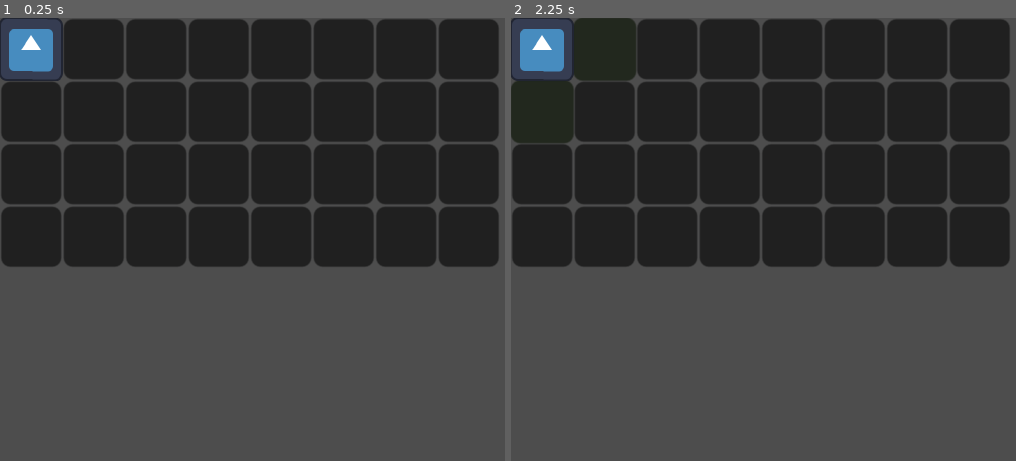
Above: before the commit, frames 1-2 (left to right).
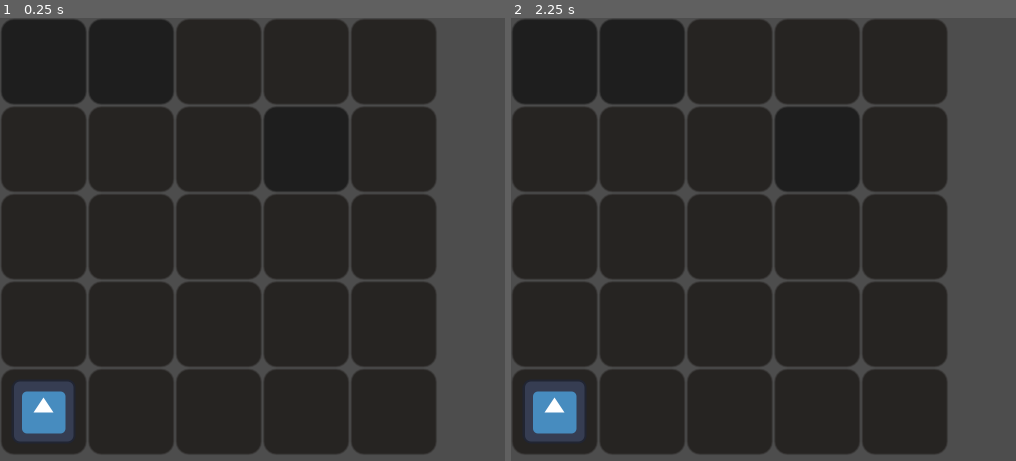
Above: after the commit, the same moments.

Repository: 88per100/Rinse-and-Repeat
Game: Godot game, scene res://Scenes/board.tscn
Same seed, same stepped clock (60 frames per second), same inputs: the game is played once before the commit and once after it. The project has no main scene, so this scene is started directly. The engine's default icon, where the game draws it, is replaced by a stand-in: a white triangle on a blue panel in a dark square.
Inputs (mouse positions are in pixels of both pictures, inside the frame that each line leads up to):
- Up to frame 1 (0.25 s): no input
- Up to frame 2 (2.25 s): click (541, 49) at 0.52 s; click (541, 49) at 1.27 s; click (541, 49) at 2.02 s

The runs differ from the first frame. In frame 1, 47% of the frame differs, in the area x 0-99%, y 0-99%; in frame 2, 47%.

Commit message:
Version 0.0.4
Object placement, logic and movement around it implementes, as well as some optimizations.

Diff:
--- a/rinse-and-repeat/Scenes/board.tscn
+++ b/rinse-and-repeat/Scenes/board.tscn
@@ -4,6 +4,7 @@
 
 [node name="Board" type="Node2D" unique_id=1383785581]
 script = ExtResource("1_tnbny")
-board_height = 4
-board_length = 8
-tile_border_size = 50
+board_height = 5
+board_length = 5
+tile_border_size = 70
+object_number = 3
--- a/rinse-and-repeat/Scripts/board.gd
+++ b/rinse-and-repeat/Scripts/board.gd
@@ -1,8 +1,12 @@
 extends Node2D
 
+@export_category("Board Settings")
+@export_group("Size and Tile Size")
 @export var board_height: int
 @export var board_length: int
 @export var tile_border_size: int
+@export_group("Interactables")
+@export var object_number: int
 
 #This way, we can access the Tile Scene, instanciate and control it with the board
 const tile_scene = preload("res://Scenes/tile_scene.tscn")
@@ -12,7 +16,7 @@
 var player_body: Node2D
 
 #Matrix with the center position of each tile
-var board_position_matrix: Array
+var board_position_matrix: Array[Array]
 
 #Dictionary to store the Tile reference so that we can access it from the board
 var tiles_reference: Dictionary
@@ -25,19 +29,20 @@
 
 #Array to store the possible tiles that the player can move to once he is ready to move
 var player_movement_possibilities_calculated: bool = false
-var possible_player_movements: Array
+var possible_player_movements: Array[Vector2i]
 
 func _ready() -> void:
 	#Creates the board as the game loads
 	board_position_generator(board_height, board_length, tile_border_size)
 	tile_generator(board_height, board_length, tile_border_size, board_position_matrix)
 	player_start()
+	object_placer(object_number, board_height, board_length)
 
 
 func _process(_delta: float) -> void:
-	#A while loop to make sure it keeps being checked, but need to be careful with it
-	while !player_movement_possibilities_calculated:
-		player_available_tiles_maker(player_control.pace)
+	#To make sure it keeps being checked, since process is always running
+	if !player_movement_possibilities_calculated:
+		player_available_tiles_maker(player_control.pace, player_control.move_directions)
 
 
 func board_position_generator(height: int, length: int, tile_size: int) -> void:
@@ -48,7 +53,7 @@
 	for i in range(height):
 		var position_array_creator: Array
 		for j in range(length):
-			position_array_creator.append(Vector2((x_start + j * tile_size),(y_start + i * tile_size)))
+			position_array_creator.append(Vector2i((x_start + j * tile_size),(y_start + i * tile_size)))
 		board_position_matrix.append(position_array_creator)
 
 
@@ -77,6 +82,30 @@
 
 
 
+
+func object_placer(number: int, height: int, length: int) -> void:
+
+	var object_positions: Array[Vector2i]
+	while object_positions.size() < number:
+		var random_object_position: Vector2i = Vector2i(randi_range(0, height - 1), randi_range(0, length - 1))
+		if object_positions.rfind(random_object_position) == -1:
+			var occupied: bool = tiles_reference[random_object_position].object_here or tiles_reference[random_object_position].is_player_here
+			if !occupied:
+				object_positions.append(random_object_position)
+			else:
+				continue
+		else:
+			continue
+
+
+	for pos in object_positions:
+		tiles_reference[pos].object_here = true
+		tiles_reference[pos].highlight(tiles_reference[pos].object_highlight_color)
+
+	print(object_positions)
+
+
+
 func player_start() -> void:
 	#This function puts the player's sprite on the board
 	player_body = player_body_scene.instantiate()
@@ -86,7 +115,6 @@
 	var random_starting_position = randi_range(0, board_height - 1)
 
 	#Gives the information about the player position
-	player_body.board_position = Vector2i(random_starting_position, 0)
 	player_position = Vector2i(random_starting_position, 0)
 
 	#Since wecan access each tile's information, we let each of them store if the player is there or not
@@ -106,13 +134,13 @@
 		tiles_reference[player_position].highlight(tiles_reference[player_position].player_highlight_color)
 		tiles_reference[player_position].scale *= Vector2(1.05,1.05)
 
-		#A for loop that works only on the tiles that the player can move to
-		for tile in possible_player_movements:
-			tiles_reference[tile].highlight(tiles_reference[tile].highlight_color)
-			tiles_reference[tile].scale *= Vector2(1.05,1.05)
-
-			#This makes every tile that the player can move to aware of that
-			tiles_reference[tile].movable_tile = true
+
+		#This loop makes each tile hold the information that the player can move to it
+		for unoccupied_tile in possible_player_movements:
+			tiles_reference[unoccupied_tile].movable_tile = true
+			tiles_reference[unoccupied_tile].highlight(tiles_reference[unoccupied_tile].movement_highlight_color)
+			tiles_reference[unoccupied_tile].scale *= Vector2(1.05,1.05)
+
 
 		player_to_move = true
 
@@ -159,28 +187,68 @@
 		print("Player isn't here!")
 
 
-func player_available_tiles_maker(range_value: int) -> void:
-	#Calculates, in 4 directions, the possible tiles the player can move to
-	for reach in range(range_value + 1):
-		#A value of zero is not useful for the range, so we skip it
-		if reach == 0:
-			continue
-
-		var positive_reach: int = 0 - reach
-		var negative_reach: int = 0 + reach
-
-		var options: Array
-
-		options.append(Vector2i(player_position + Vector2i(0, positive_reach)))
-		options.append(Vector2i(player_position + Vector2i(0, negative_reach)))
-		options.append(Vector2i(player_position + Vector2i(positive_reach, 0)))
-		options.append(Vector2i(player_position + Vector2i(negative_reach, 0)))
-		#Verifies if it is within the board and adds it the possibilities array
-		for i in range(0, options.size()):
-			if (options[i].x < 0) or (options[i].y < 0) or (options[i].x >= board_height) or (options[i].y >= board_length):
-				pass
-			else:
-				possible_player_movements.append(options[i])
+func player_available_tiles_maker(range_value: int, direction_array: Array[String]) -> void:
+	#Calculates, in all available directions, the possible tiles the player can move to
+	for direction in direction_array:
+		#We go through each direction in the possible directions the player can go
+		#Each direction is stored in an Array for easier future changes of how many directioins the player can move
+		match direction:
+				"UP":
+					for reach in range(range_value + 1):
+						if reach == 0:
+							continue
+						var possible_position: Vector2i = player_position + Vector2i(-reach, 0)
+						if possible_position.x < 0:
+							break
+						var condition: bool = !tiles_reference[possible_position].object_here
+						if condition:
+							possible_player_movements.append(possible_position)
+						else:
+							break
+
+
+				"DOWN":
+					for reach in range(range_value + 1):
+						if reach == 0:
+							continue
+						var possible_position: Vector2i = player_position + Vector2i(reach, 0)
+						if possible_position.x >= board_height:
+							break
+						var condition: bool = !tiles_reference[possible_position].object_here
+						if condition:
+							possible_player_movements.append(possible_position)
+						else:
+							break
+
+
+				"LEFT":
+					for reach in range(range_value + 1):
+						if reach == 0:
+							continue
+						var possible_position: Vector2i = player_position + Vector2i(0, -reach)
+						if possible_position.y < 0:
+							break
+						var condition: bool = !tiles_reference[possible_position].object_here
+						if condition:
+							possible_player_movements.append(possible_position)
+						else:
+							break
+
+
+				"RIGHT":
+					for reach in range(range_value + 1):
+						if reach == 0:
+							continue
+						var possible_position: Vector2i = player_position + Vector2i(0, reach)
+						if possible_position.y >= board_length:
+							break
+						var condition: bool = !tiles_reference[possible_position].object_here
+						if condition:
+							possible_player_movements.append(possible_position)
+						else:
+							break
+
+
 
 	#After calculating the Array, it stops until it has to change
 	player_movement_possibilities_calculated = true
--- a/rinse-and-repeat/Scripts/player_body.gd
+++ b/rinse-and-repeat/Scripts/player_body.gd
@@ -1,3 +1 @@
 extends Node2D
-
-var board_position: Vector2i
--- a/rinse-and-repeat/Scripts/player_control.gd
+++ b/rinse-and-repeat/Scripts/player_control.gd
@@ -1,7 +1,8 @@
 extends Node
 
 var health: int = 10
-var pace: int = 1
+var pace: int = 3
+var move_directions: Array[String] = ["UP", "DOWN", "LEFT", "RIGHT"]
 
 func _ready() -> void:
 	pass
--- a/rinse-and-repeat/Scripts/tile_scene.gd
+++ b/rinse-and-repeat/Scripts/tile_scene.gd
@@ -4,10 +4,12 @@
 var board_position: Vector2i
 
 #Colors for the buttons (temporary)
-var initial_color: Color = Color(0.113, 0.125, 0.129, 1.0)
-var highlight_color: Color = Color(0.234, 0.61, 0.0, 1.0)
+var initial_color: Color = Color(0.517, 0.351, 0.222, 1.0)
+var movement_highlight_color: Color = Color(0.234, 0.61, 0.0, 1.0)
 var player_highlight_color: Color = Color(0.0, 0.597, 1.0, 1.0)
+var object_highlight_color: Color = Color(0.0, 0.0, 0.0, 1.0)
 
+var object_here: bool = false
 var is_player_here: bool = false
 var movable_tile: bool = false
 
Not shown, changed: Mechanics and Ideas.txt
Not shown, changed: Tasks and Scheduling.txt
